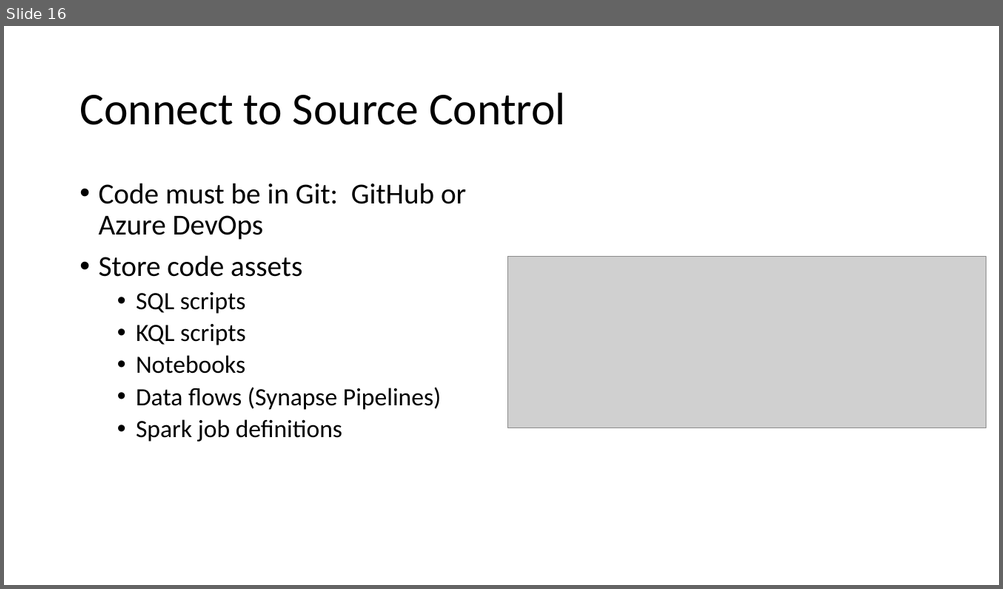
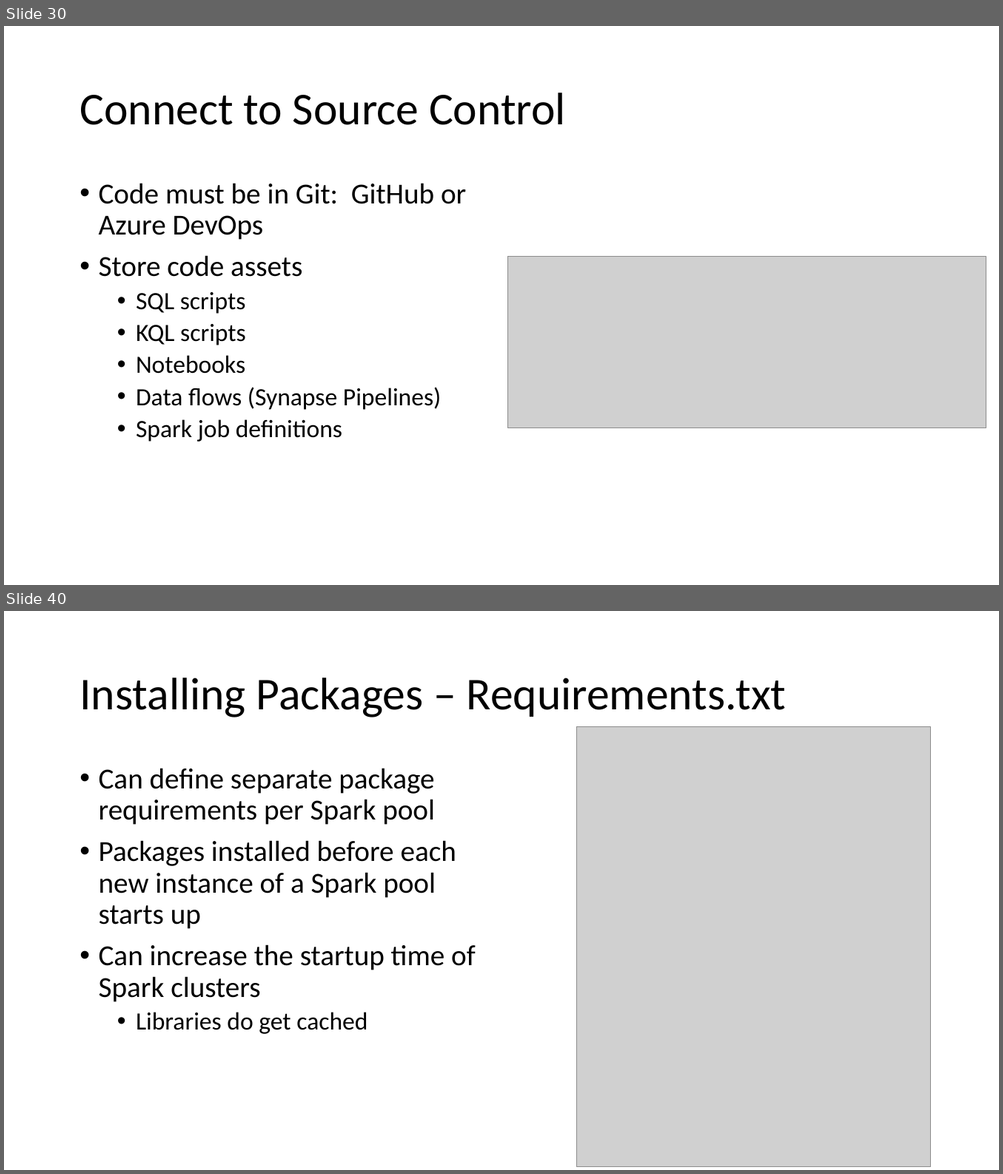
Before and after one commit to solliancenet/precon-synapse-power-bi, a slide deck: Slides/02 - Synapse Development.pptx. Shown one above the other, each under a label of ours: slide 16 before the commit, slides 30 and 40 after it; the slides between them are not shown. The pictures are 1003x589 and 1003x1174 pixels, drawn with LibreOffice and Linux fonts; fonts in the diff are those of the drawing; grey boxes stand for pictures. Boxes give left, top, right and bottom in pixels: in the first picture for what was removed or moved away, otherwise in the second. Text is boxed around its words. In the diff, an @@ line names an element or a change of style, - is before the commit and + after.

```diff
--- a/Slides/02 - Synapse Development.pptx
+++ b/Slides/02 - Synapse Development.pptx
@@ slide 40 added at (4,611,999,1170), background #FFFFFF @@
@@ title added at (79,678,786,718), 44 pt, text #000000 @@
+Installing Packages – Requirements.txt
@@ picture added at (576,726,930,1167) @@
@@ text added at (99,768,475,1034), 28 pt, text #000000 @@
+• Can define separate package requirements per Spark pool
+• Packages installed before each new instance of a Spark pool starts up
+• Can increase the startup time of Spark clusters
+  • Libraries do get cached
@@ what was slide 16 is now slide 30 @@
```
Also in this commit, not shown: 2 slides changed, 48 other slides added, 3 slides removed.
